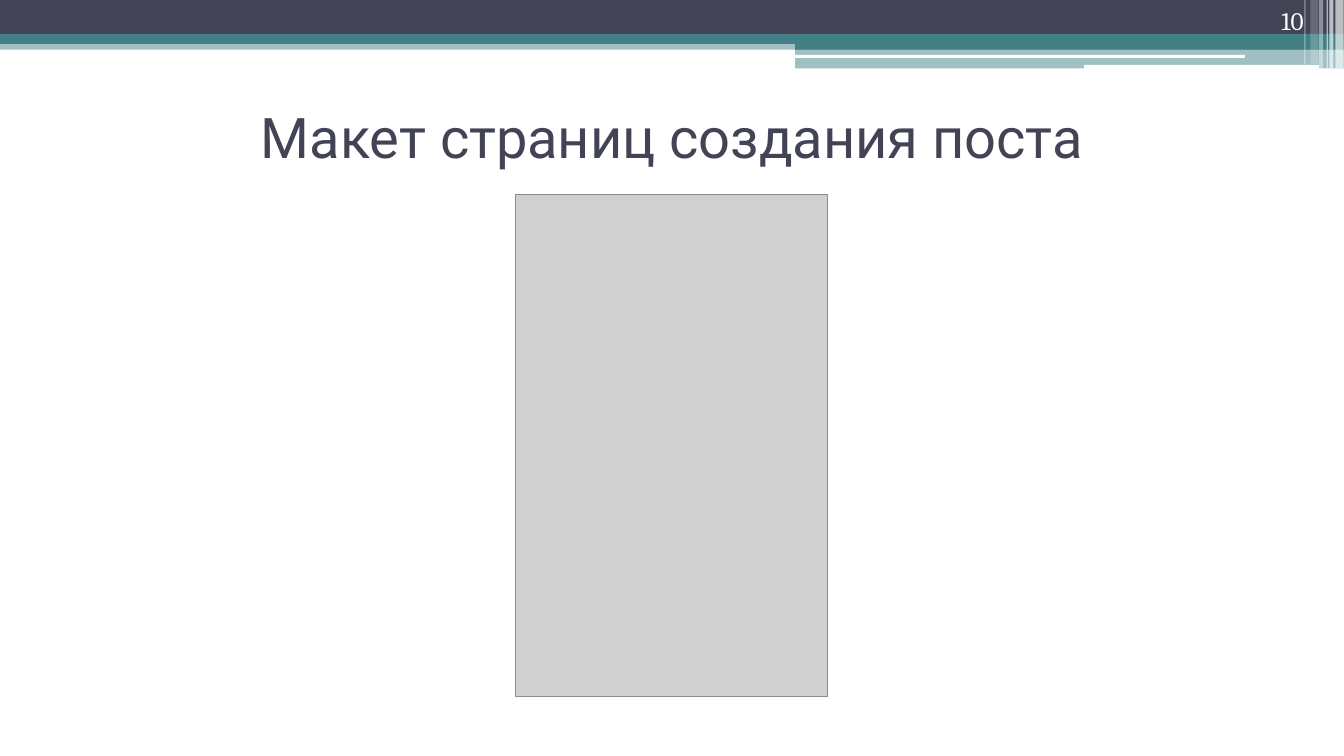
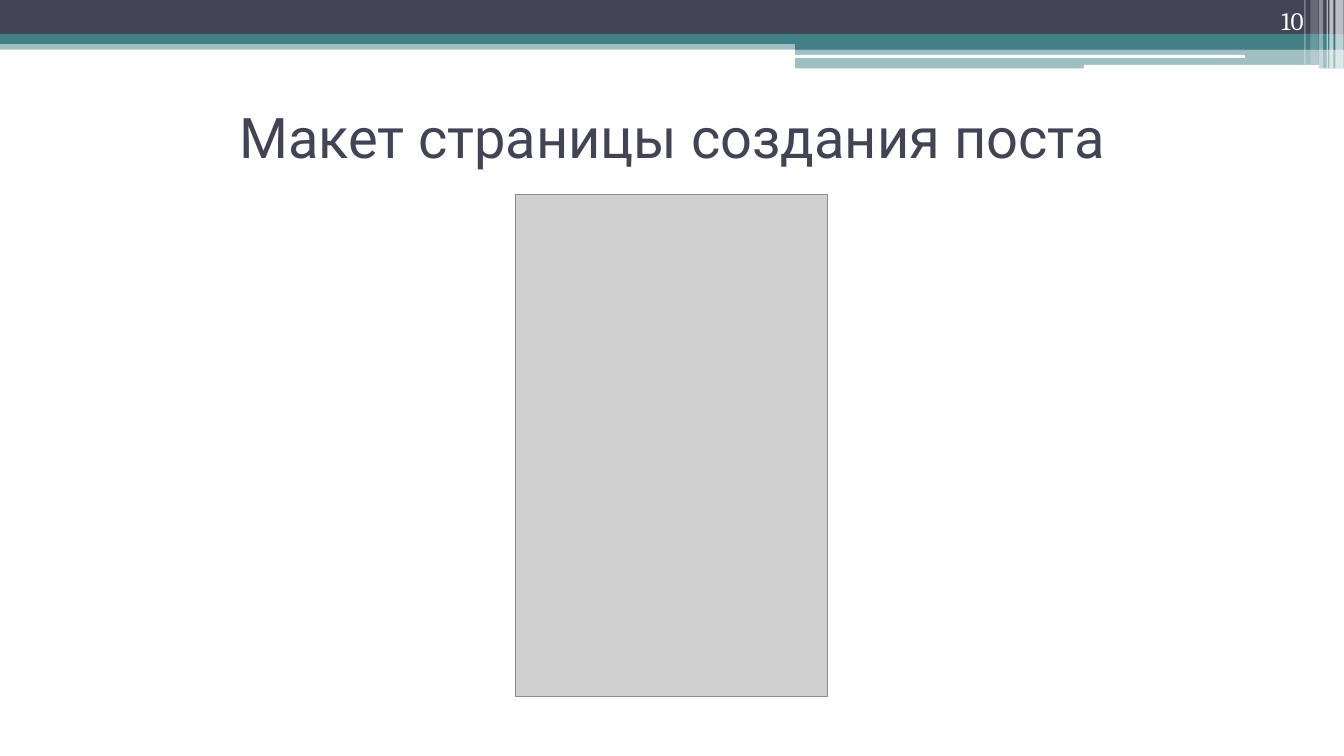
Before and after one commit to phluoroGG/TP-3.1, a slide deck: slide 10 of Documentation/Презентация Astario.pptx. Drawn at 1344x756 pixels with LibreOffice and Linux fonts; fonts in the diff are those of the drawing; grey boxes stand for pictures. Boxes give left, top, right and bottom in pixels: in the first picture for what was removed or moved away, otherwise in the second. Text is boxed around its words. In the diff, an @@ line names an element or a change of style, - is before the commit and + after.

```diff
--- a/Documentation/Презентация Astario.pptx
+++ b/Documentation/Презентация Astario.pptx
@@ title at (239, 118, 1104, 170): text changed @@
-Макет страниц создания поста
+Макет страницы создания поста
```
Also in this commit, not shown: 1 other slide changed.
